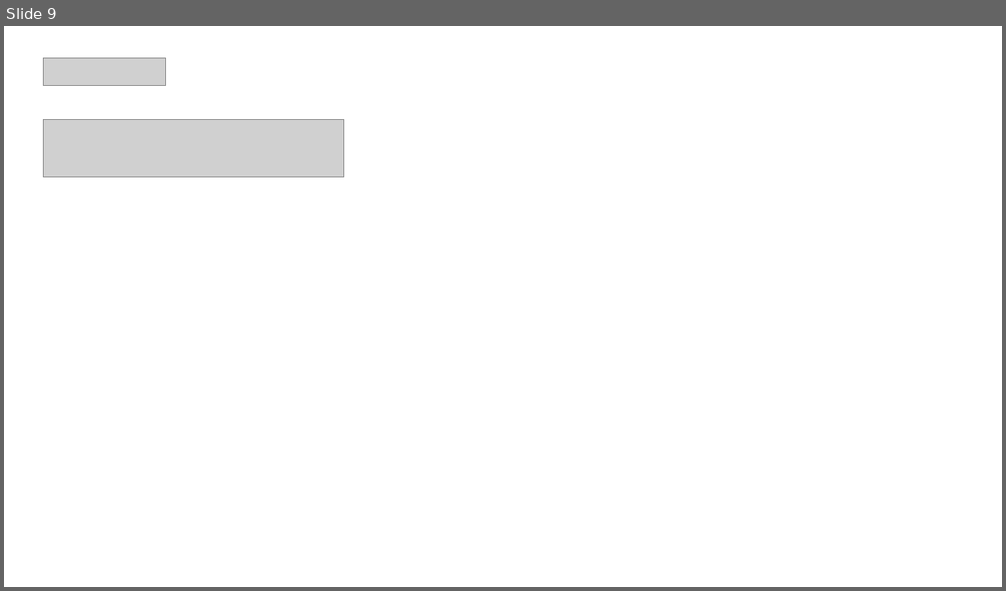
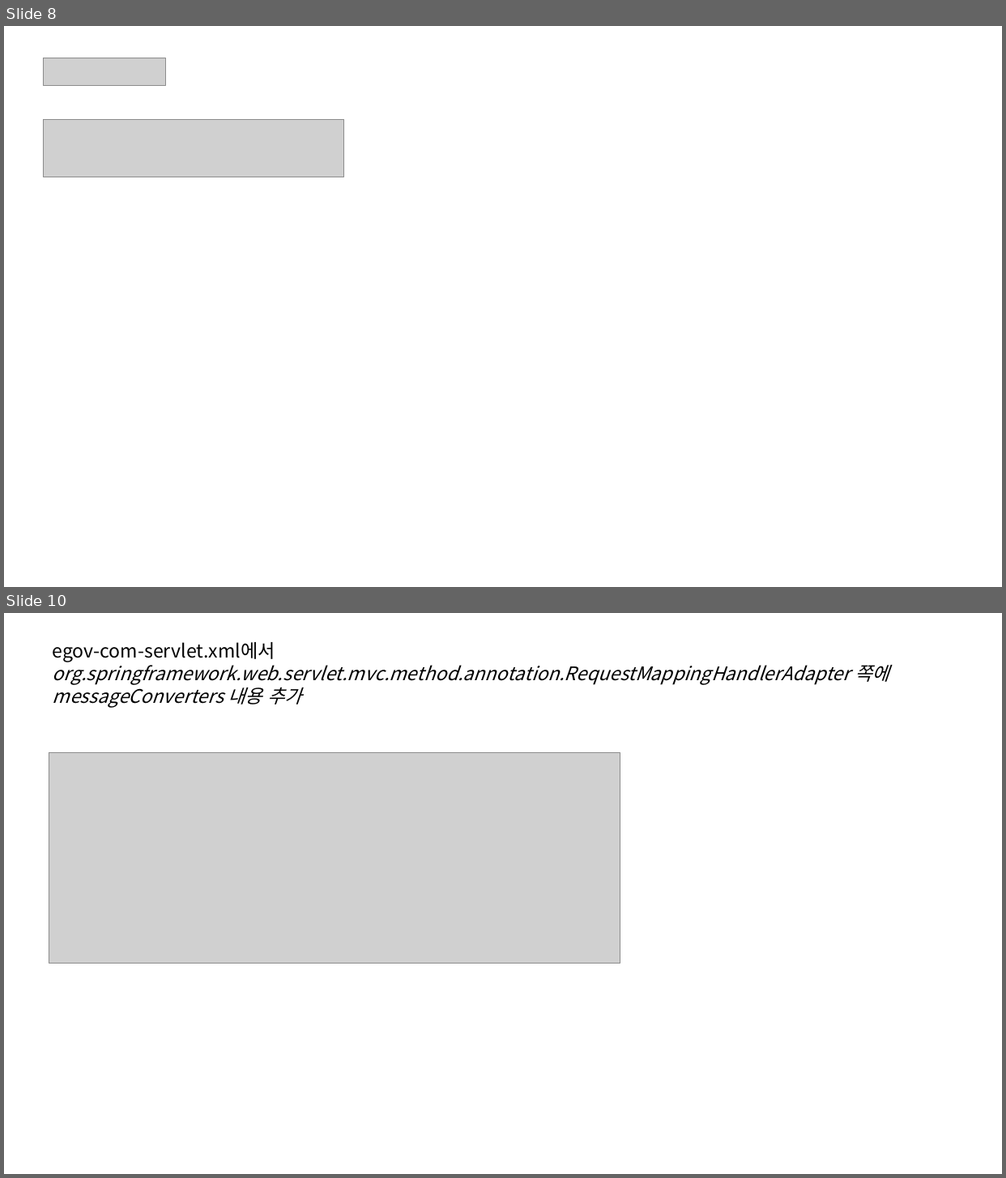
Before and after one commit to seongjinmoon/homepage2026, a slide deck: homepage2026/Document/2학기/9주차/9주차 수업자료.pptx. Shown one above the other, each under a label of ours: slide 9 before the commit, slides 8 and 10 after it; the slides between them are not shown. The pictures are 1006x591 and 1006x1178 pixels, drawn with LibreOffice and Linux fonts; fonts in the diff are those of the drawing; grey boxes stand for pictures. Boxes give left, top, right and bottom in pixels: in the first picture for what was removed or moved away, otherwise in the second. Text is boxed around its words. In the diff, an @@ line names an element or a change of style, - is before the commit and + after.

```diff
--- a/homepage2026/Document/2학기/9주차/9주차 수업자료.pptx
+++ b/homepage2026/Document/2학기/9주차/9주차 수업자료.pptx
@@ slide 10 added at bbox=[4, 613, 1002, 1174], background #FFFFFF @@
@@ text added at bbox=[53, 642, 889, 708], 18 pt, text #000000, italic @@
+egov-com-servlet.xml에서
+org.springframework.web.servlet.mvc.method.annotation.RequestMappingHandlerAdapter 쪽에
+messageConverters 내용 추가
@@ picture added at bbox=[49, 753, 621, 964] @@
@@ what was slide 9 is now slide 8 @@
```
Also in this commit, not shown: 4 slides changed, 3 other slides added, 1 slide removed, 8 other files.
